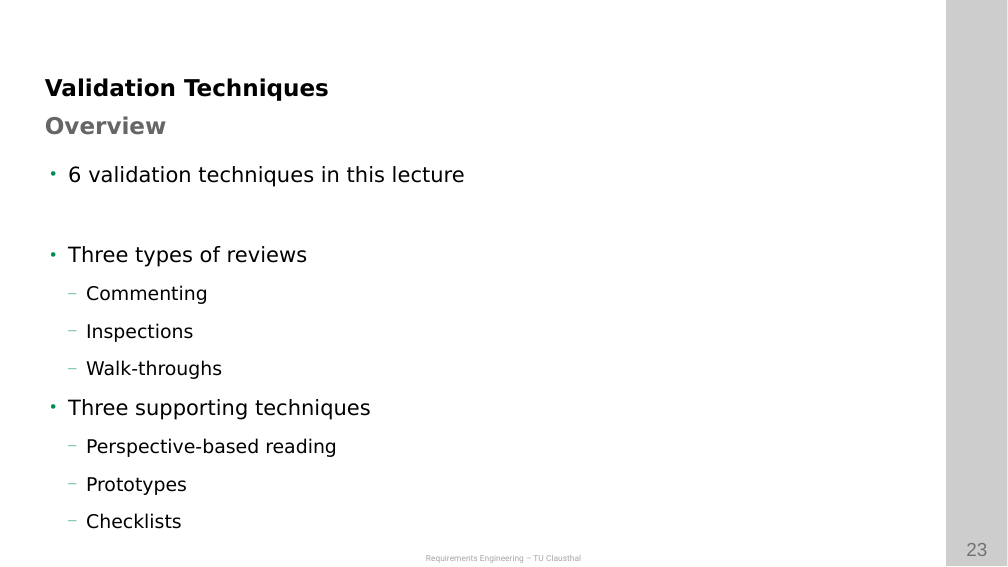
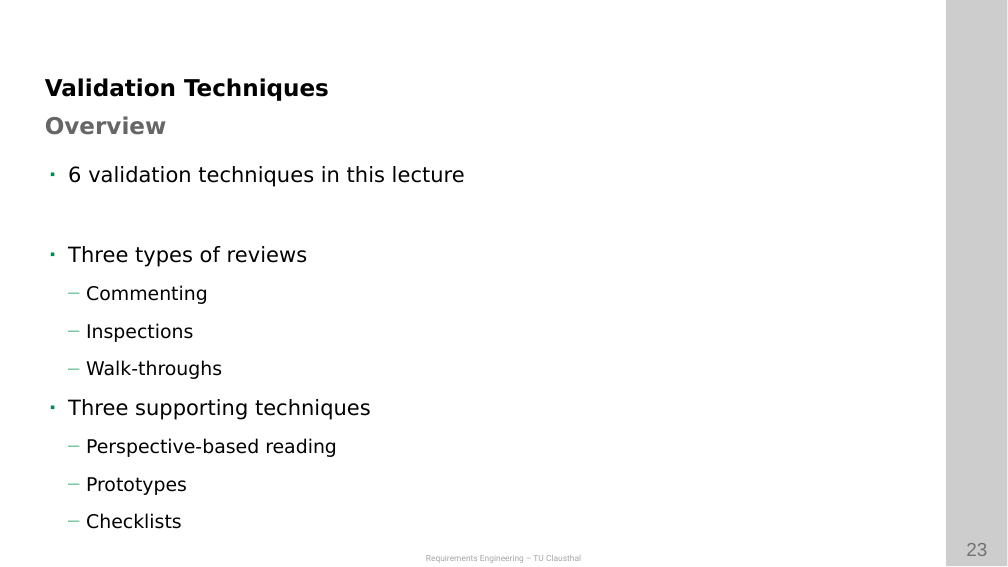
Before and after one commit to ETCE-LAB/teaching-material, a slide deck: slide 23 of Requirements-Engineering/RE-L10-Validation.pptx. Drawn at 1008x567 pixels with LibreOffice and Linux fonts; fonts in the diff are those of the drawing; background and template pictures are left out. Boxes give left, top, right and bottom in pixels: in the first picture for what was removed or moved away, otherwise in the second. Text is boxed around its words. In the diff, an @@ line names an element or a change of style, - is before the commit and + after.

```diff
--- a/Requirements-Engineering/RE-L10-Validation.pptx
+++ b/Requirements-Engineering/RE-L10-Validation.pptx
@@ text "6 validation techniques in this ..." at (68,166,465,529): bullet • to ◾ @@
```
Also in this commit, not shown: 32 other slides changed, 1 other file.
